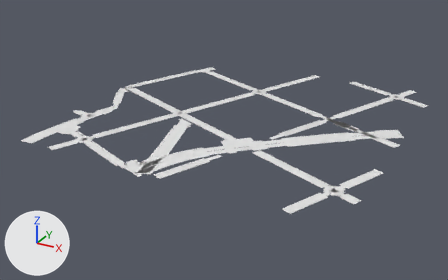
An edit to the glTF model game/assets/city/roads/roads_1_-2.gltf, drawn before and after from the same camera.
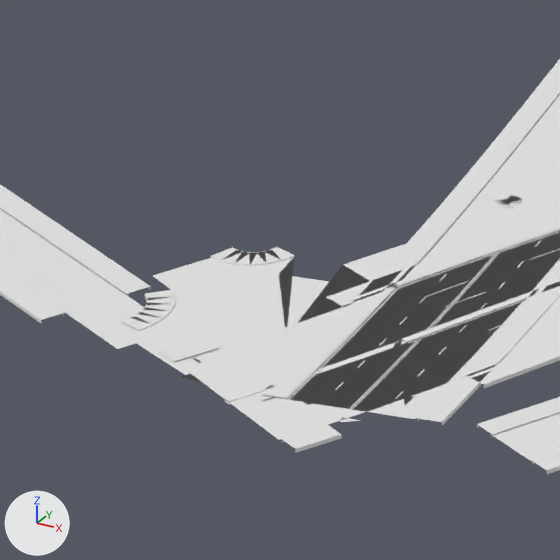
The first picture shows the older version from a camera (50 mm lens) standing at (1205.0, -86.0, 376.0) and looking at (751.0, 739.0, -37.0). The close-ups show the older and then the newer version on the part from 25% to 36% of the width and 50% to 67% of the height of that picture. Only the edits that show in the close-ups are written down. Every picture has the same lights, and +X, +Y and +Z are marked at lower left. Materials are left out; every surface is plain grey. Objects named as collision shapes, trigger or cutter boxes, shadow casters or lower levels of detail are left out. Vertices at exactly the same position are counted once.

Names of what the first close-up shows: 'roads_1_-2_Road_Tactile_Strip', 'roads_1_-2_SH_kerb', 'roads_1_-2_SH_road_marking_white', 'roads_1_-2_SH_road_marking_yellow', 'roads_1_-2_SH_sidewalk', 'roads_1_-2_SH_wet_asphalt'.
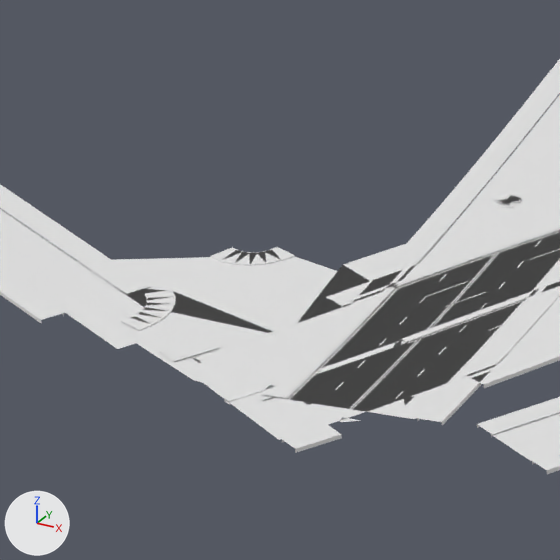
What differs and where, as boxes [x1, y1, x2, y2] in the close-ups (560 x 560 px; the box of a moved part takes in the faces that stretch with it):
part 1 of me_roads_1__2_sh_wet_asphalt, moved or reshaped: before [153, 231, 447, 382]; after [76, 231, 447, 375]

The change, as a list of edits to the scene's bpy script:
```text
Change me_roads_1__2_sh_wet_asphalt:
    used by ob_roads_1__2_sh_wet_asphalt; location = (0.0, 0.0, 0.0)
    remove me_roads_1__2_sh_wet_asphalt.from_pydata(...)  # 14137 vertices, 25532 faces; spans x 506.0..1030.0, y 504.0..1030.0, z 0.0
    add me_roads_1__2_sh_wet_asphalt.from_pydata(...)  # 14169 vertices, 25558 faces; spans x 506.0..1030.0, y 504.0..1030.0, z 0.0
    me_roads_1__2_sh_wet_asphalt part 1: 25 vertices moved from x 709.0..743.0, y 512.0..563.0, z 0.0 to x 695.0..758.0, y 512.0..563.0, z 0.0
    other edits to the shape of me_roads_1__2_sh_wet_asphalt do not show in these pictures
```
